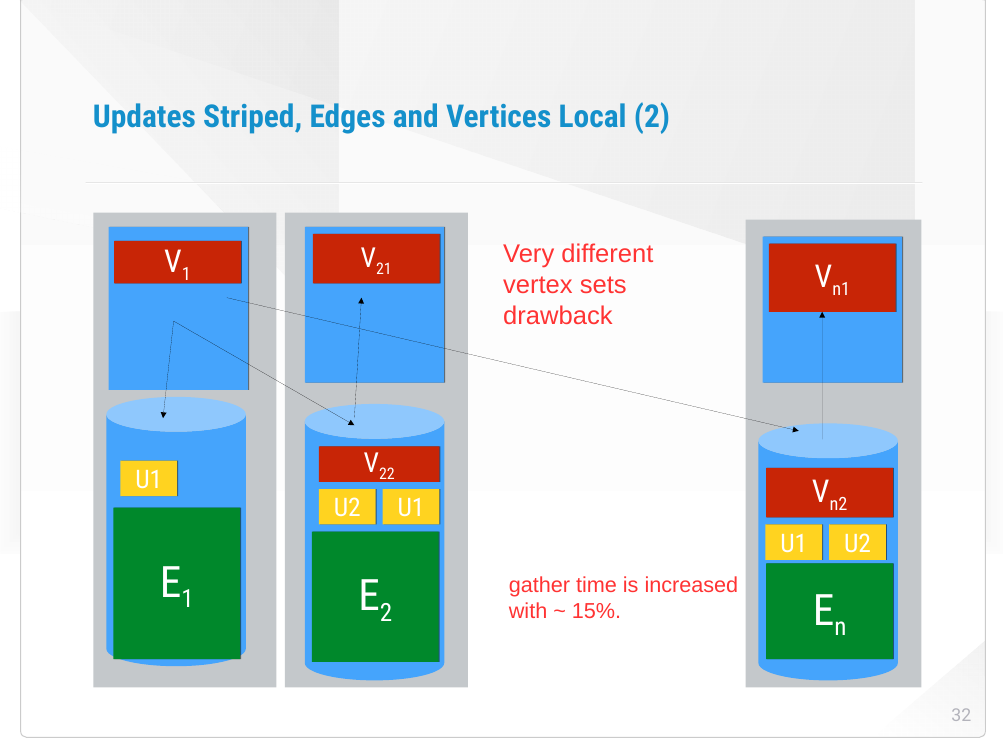
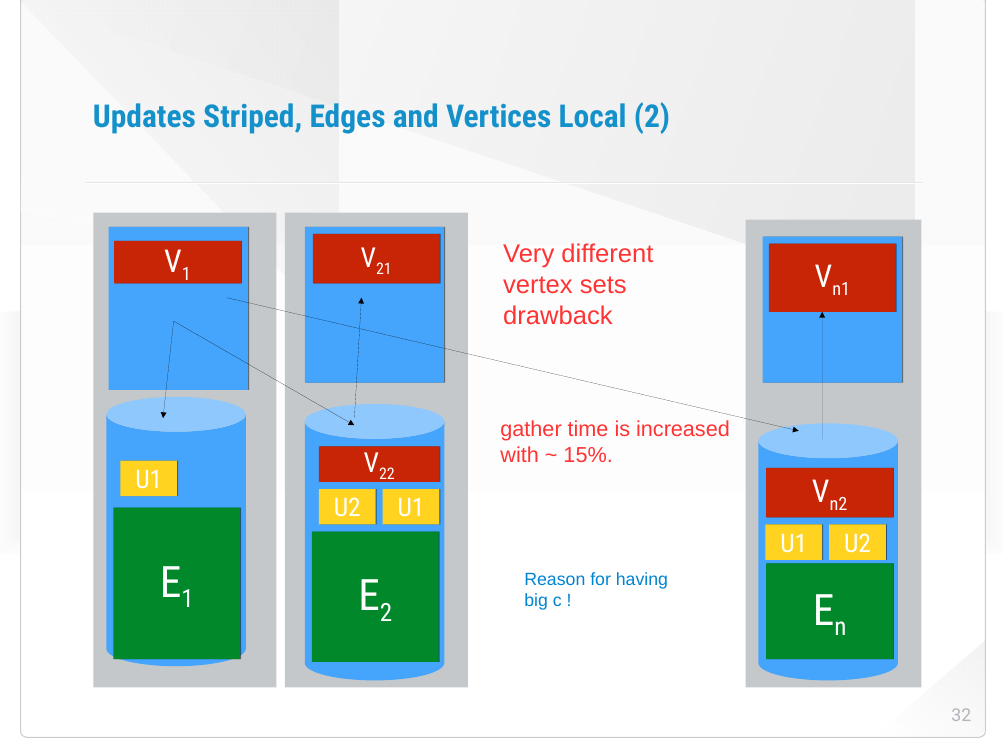
Before and after one commit to HaprianVlad/chaos, a slide deck: slide 32 of presentation.odp. Drawn at 1008x756 pixels with LibreOffice and Linux fonts; fonts in the diff are those of the drawing; background and template pictures are left out. Boxes give left, top, right and bottom in pixels: in the first picture for what was removed or moved away, otherwise in the second. Text is boxed around its words. In the diff, an @@ line names an element or a change of style, - is before the commit and + after.

```diff
--- a/presentation.odp
+++ b/presentation.odp
@@ text "gather time is increased with ...": place and size @@
-text "gather time is increased with ..." at bbox=[509, 576, 739, 618]
+text "gather time is increased with ..." at bbox=[500, 420, 730, 462]
@@ text added at bbox=[524, 572, 668, 610], 18 pt, text #0084D1 @@
+Reason for having big c !
```
Also in this commit, not shown: 2 other slides changed, 1 slide added, 1 other file.
